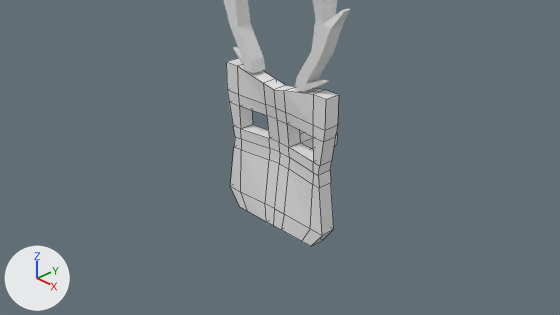
An edit to the Blender file blends/enemy-hat-antler.blend, drawn before and after from the same camera.
One viewpoint serves both versions: the file's camera 'Camera'. The axes (+X, +Y, +Z) are drawn at lower left. The lights are the same throughout. Mesh edges are drawn as thin lines on the coarser meshes.

Script lines for the objects in view, before the commit:
```python
me_cube_002 = bpy.data.meshes.new('Cube.002')
me_cube_002.from_pydata(...)  # 128 vertices, 130 faces; spans x -1.0..1.0, y -0.12..1.0, z -1.17..1.17
me_cube_003 = bpy.data.meshes.new('Cube.003')
me_cube_003.from_pydata(...)  # 72 vertices, 70 faces; spans x 0.41..1.2, y -0.16..0.16, z 1.14..3.22
ob_cube = bpy.data.objects.new('Cube', me_cube_003)
ob_cube.location = (0.0, 0.0, 0.0)
_m = ob_cube.modifiers.new('Mirror', 'MIRROR')
ob_cube_001 = bpy.data.objects.new('Cube.001', me_cube_002)
ob_cube_001.location = (0.0, 0.0, 0.0)
```
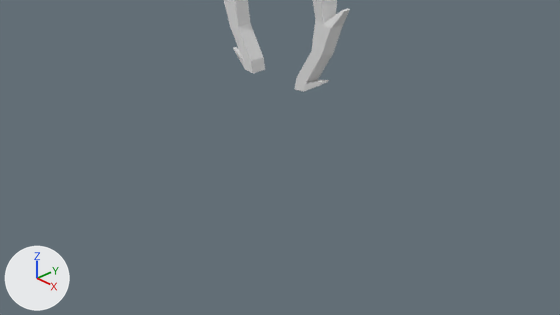
Location of each change, [x1, y1, x2, y2] in pixels of the pictures (560 x 315 px):
'Cube.001', deleted
    before: [226, 58, 339, 246]

The change in detail:
Object 'Cube.001' (ob_cube_001) is deleted.
